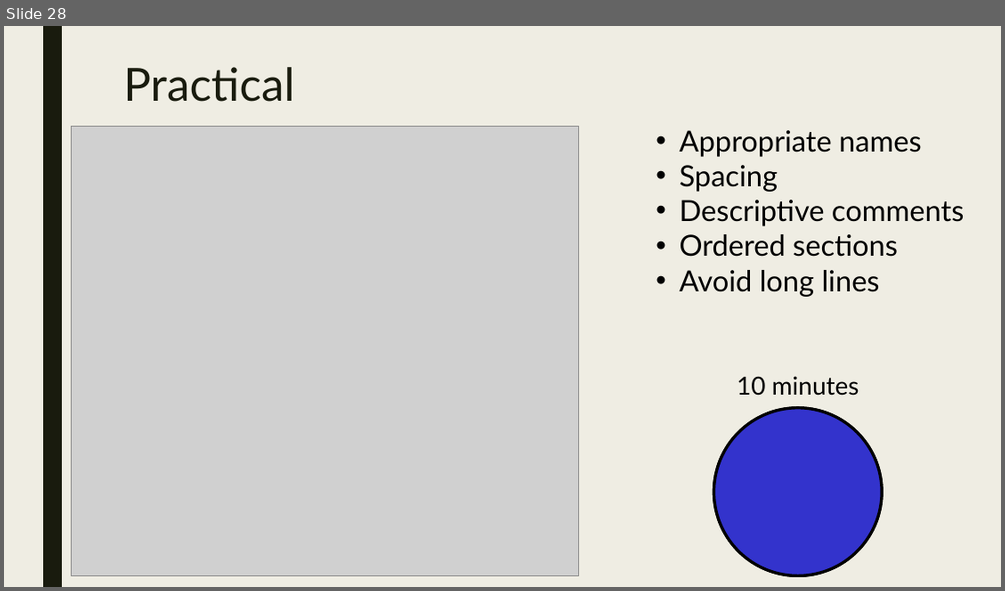
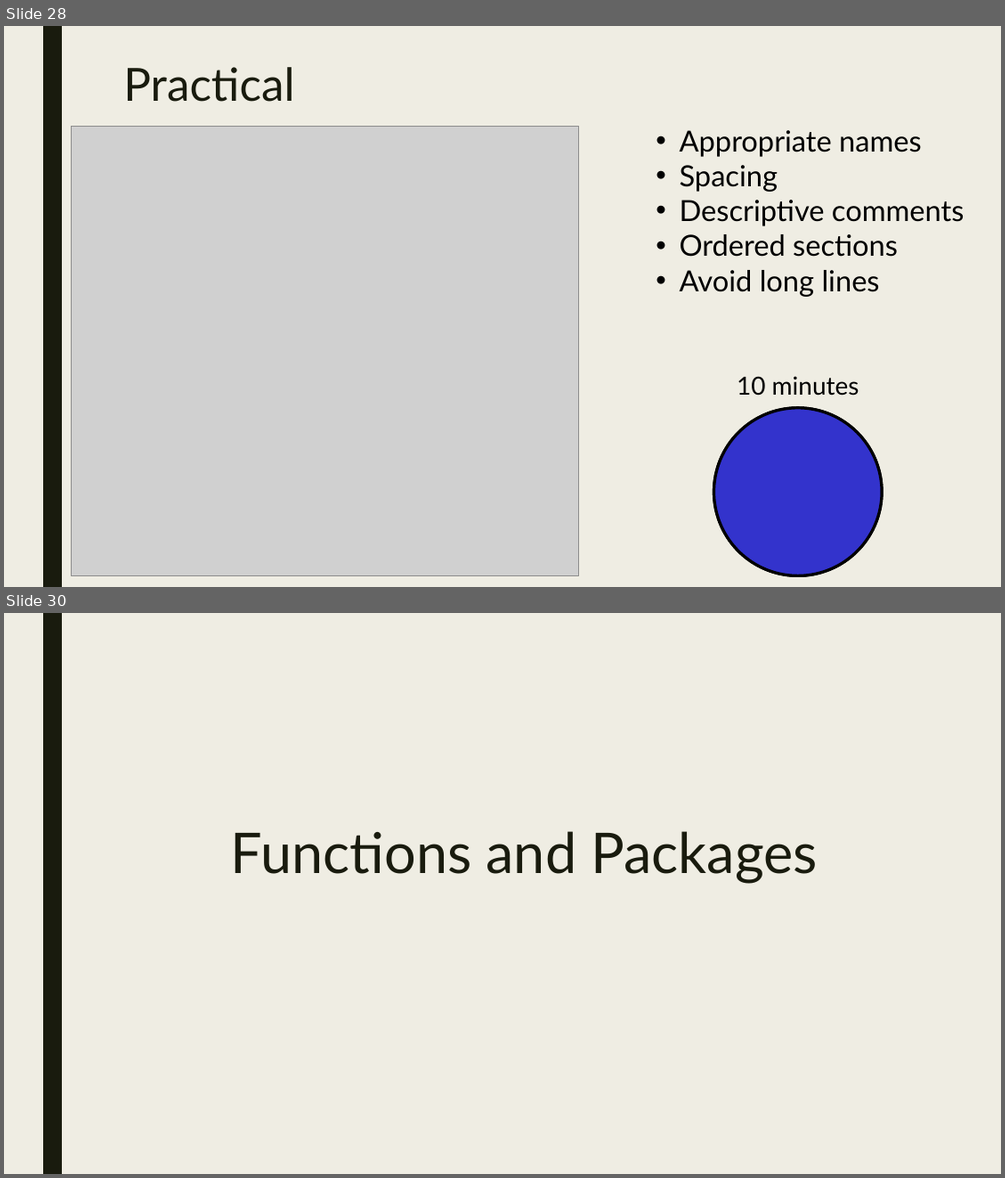
Before and after one commit to AugustT/reproducibility_masterclass, a slide deck: A Masterclass in Reproducibility.odp. Shown one above the other, each under a label of ours: slide 28 before the commit, slides 28 and 30 after it; the slides between them are not shown. The pictures are 1005x591 and 1005x1178 pixels, drawn with LibreOffice and Linux fonts; fonts in the diff are those of the drawing; grey boxes stand for pictures. Boxes give left, top, right and bottom in pixels: in the first picture for what was removed or moved away, otherwise in the second. Text is boxed around its words. In the diff, an @@ line names an element or a change of style, - is before the commit and + after.

```diff
--- a/A Masterclass in Reproducibility.odp
+++ b/A Masterclass in Reproducibility.odp
@@ slide 30 added at bbox=[4, 613, 1001, 1174], background #EFEDE3; not listed: 1 template element that a slide beside it also shows @@
@@ title added at bbox=[231, 831, 817, 884], 54 pt, text #191B0E @@
+Functions and Packages
```
Also in this commit, not shown: 1 other slide added.
